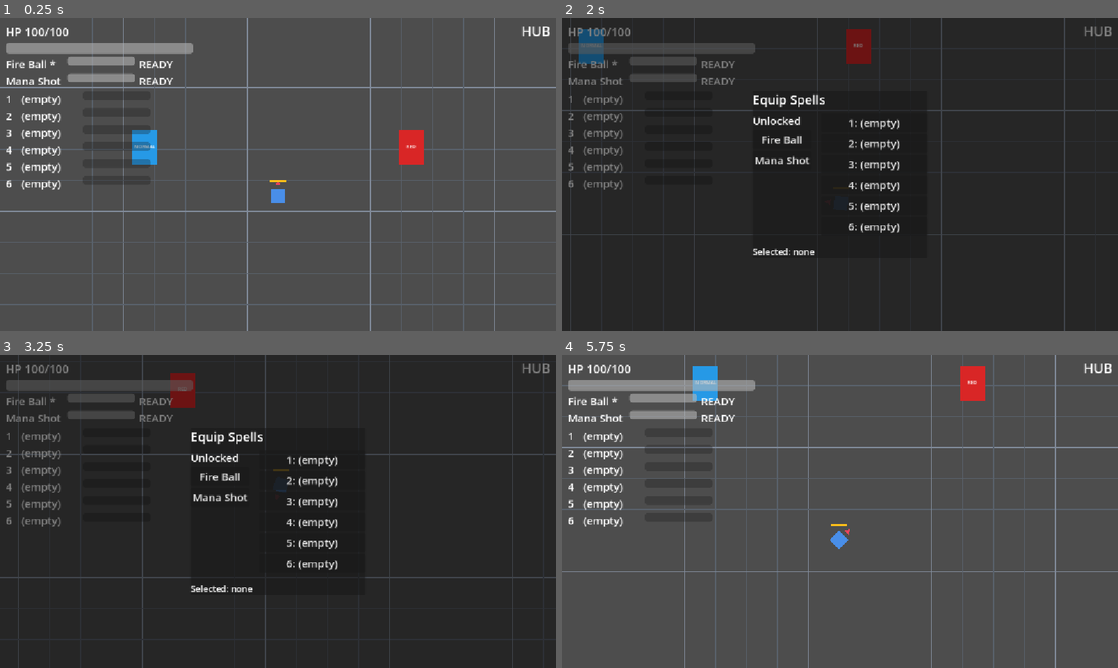
Above: before the commit, frames 1-4 (two rows, left to right).
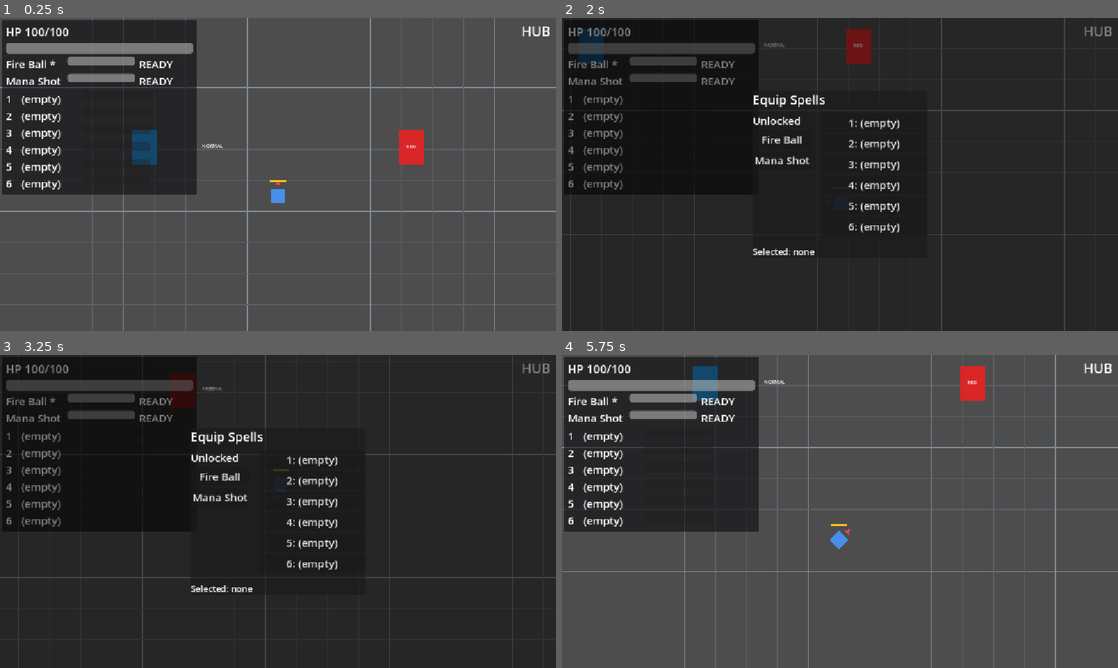
Above: after the commit, the same moments.

Repository: BestestGameStudio/gangU
Game: Godot game, scene res://scenes/main.tscn
Same seed, same stepped clock (60 frames per second), same inputs: the game is played once before the commit and once after it.
Inputs (mouse positions are in pixels of both pictures, inside the frame that each line leads up to):
- Up to frame 1 (0.25 s): no input
- Up to frame 2 (2 s): tap Enter at 0.5 s; move the mouse to (962, 158) at 0.52 s; hold D (move_right) 0.53-1.28 s; hold Space (cast) 0.53-1.28 s; move the mouse to (728, 190) at 1.27 s; hold S (move_down) from 1.28 s (still down); tap Tab (equip_panel) at 1.35 s
- Up to frame 3 (3.25 s): move the mouse to (333, 442) at 2.02 s; release S (move_down) at 2.03 s; hold D (move_right) 2.03-2.78 s; tap 1 at 2.1 s; move the mouse to (250, 574) at 2.77 s; hold W (move_up) from 2.78 s (still down); tap Enter at 2.85 s
- Up to frame 4 (5.75 s): move the mouse to (1006, 558) at 3.52 s; release W (move_up) at 3.53 s; hold Space (cast) 3.53-4.28 s; hold A (move_left) 3.53-5.03 s; move the mouse to (673, 464) at 4.27 s; tap Tab (equip_panel) at 4.35 s; move the mouse to (867, 511) at 5.02 s; hold S (move_down) from 5.03 s (still down); tap 1 at 5.1 s

The runs differ from the first frame. In frame 1, 17% of the frame differs, in the area x 0-41%, y 0-57%; in frame 2, 1.2%; in frame 3, 1.2%; in frame 4, 17%.

Commit message:
#50: gate TypeLabel visibility under moving camera (HUD plate + flip/clamp) (#81)
Squash merge of PR 81, exact head 6c750b06c5fde82fd7da638abd0592a306ebac70. Sole independent review + approval by instinct-projects; CI 42411021779 green on exact head; combined-with-main harness green (test50b 21/21, test37_piercing 0 failures); physical browser pixel proof on exact CI artifact. #50 progress tracked in the issue; deployed-live verification follows per workflow.

Diff:
--- a/scenes/hud.tscn
+++ b/scenes/hud.tscn
@@ -4,6 +4,10 @@
 
 [node name="HUD" type="CanvasLayer"]
 script = ExtResource("1_hud")
+
+[node name="BackingPlate" type="ColorRect" parent="."]
+mouse_filter = 2
+color = Color(0.02, 0.02, 0.03, 0.55)
 
 [node name="Root" type="VBoxContainer" parent="."]
 offset_left = 12.0
--- a/scripts/gate.gd
+++ b/scripts/gate.gd
@@ -26,3 +26,79 @@
 func _on_body_entered(body: Node2D) -> void:
 	if body is Player:
 		entered.emit(self)
+
+## #50: keep the world TypeLabel clear of the HUD's reserved plate and the
+## viewport edge. The camera is unbounded (FollowCamera), so without this a
+## gate can slide under the translucent HUD zone while the player walks.
+## Per frame: project the label's screen rect through the canvas transform;
+## if it intersects HUD.reserved_rect() or exits the viewport, flip the
+## label below (then right) and clamp inside the viewport. The label stays
+## adjacent to ITS OWN gate - displaced, never detached.
+@onready var _type_label: Label = $TypeLabel
+
+const LABEL_GAP := 6.0
+
+func _process(_delta: float) -> void:
+	_update_label_placement()
+
+func _update_label_placement() -> void:
+	if _type_label == null:
+		return
+	var viewport := get_viewport()
+	if viewport == null or viewport.get_camera_2d() == null:
+		return
+	var canvas := viewport.get_canvas_transform()
+	var gate_screen: Vector2 = canvas * global_position
+	var label_size := Vector2(52, 23)
+	var font := _type_label.get_theme_font("font")
+	var fs := _type_label.get_theme_font_size("font_size")
+	if font != null and _type_label.text != "":
+		var ts := font.get_string_size(_type_label.text, HORIZONTAL_ALIGNMENT_LEFT, -1, fs)
+		label_size = Vector2(maxf(52.0, ts.x), maxf(23.0, ts.y))
+	var view_size := viewport.get_visible_rect().size
+	var reserved := Rect2()
+	var hud := get_tree().root.find_child("HUD", true, false)
+	if hud != null and hud.has_method("reserved_rect"):
+		reserved = hud.reserved_rect()
+	# Candidate top-left positions in preference order: centered on the gate
+	# (original), below the gate, right of the gate.
+	var candidates := [
+		gate_screen + Vector2(-label_size.x / 2.0, -10.0),
+		gate_screen + Vector2(-label_size.x / 2.0, 36.0 + LABEL_GAP),
+		gate_screen + Vector2(26.0 + LABEL_GAP, -label_size.y / 2.0),
+		gate_screen + Vector2(-label_size.x - 26.0 - LABEL_GAP, -label_size.y / 2.0),
+	]
+	var chosen: Vector2 = candidates[0]
+	var found := false
+	for tl in candidates:
+		var r := Rect2(tl, label_size)
+		var inside := r.position.x >= 0.0 and r.position.y >= 0.0 and r.end.x <= view_size.x and r.end.y <= view_size.y
+		var clear := reserved.get_area() <= 0.0 or not r.intersects(reserved)
+		if inside and clear:
+			chosen = tl
+			found = true
+			break
+	if not found and reserved.get_area() > 0.0:
+		# Plate-edge escapes, tried only after every adjacent candidate
+		# failed: right of the plate at the gate's own row, below the plate
+		# at the gate's own column. A clamped edge placement is accepted only
+		# when it stays clear of the plate - an inside-plate placement is
+		# never chosen while an edge placement fits the viewport.
+		var edge_candidates := [
+			Vector2(reserved.end.x + LABEL_GAP, gate_screen.y - label_size.y / 2.0),
+			Vector2(gate_screen.x - label_size.x / 2.0, reserved.end.y + LABEL_GAP),
+		]
+		for tl in edge_candidates:
+			var cl: Vector2 = tl.clamp(Vector2.ZERO, view_size - label_size)
+			if not Rect2(cl, label_size).intersects(reserved):
+				chosen = cl
+				found = true
+				break
+	if not found:
+		# Every viewport-fitting placement intersects the plate (reserved zone
+		# plus label larger than the viewport allows). Keep the label below
+		# its own gate, clamped inside the viewport: readable on the plate
+		# backing, still tied to its gate.
+		chosen = candidates[1].clamp(Vector2.ZERO, view_size - label_size)
+	var world_tl: Vector2 = canvas.affine_inverse() * chosen
+	_type_label.position = world_tl - global_position
--- a/scripts/hud.gd
+++ b/scripts/hud.gd
@@ -42,6 +42,13 @@
 @onready var _spell_rows_box: VBoxContainer = $Root/SpellRows
 @onready var _slot_rows_box: VBoxContainer = $Root/SlotRows
 @onready var _objective_label: Label = $Root/ObjectiveLabel
+## #50: dark backing plate sized from the ACTUAL occupied rect of Root
+## (runtime content: objective row, spell rows incl. long upgraded names,
+## slot rows, viewport changes). Geometry under the plate is deliberately
+## masked (lead UX choice); gates read reserved_rect() to keep their world
+## labels out. Plate mouse_filter=IGNORE in the scene: click-through
+## behavior in the HUD zone is unchanged.
+@onready var _plate: ColorRect = $BackingPlate
 
 var _objective: DungeonObjective
 var _discover_elapsed := 0.0
@@ -55,6 +62,7 @@
 var _progress_elapsed := 0.0
 
 ## #10 slots slice (C): built only when the pinned slot API is present.
+const PLATE_PAD := 8.0
 var _slots_supported := false
 var _slot_widgets: Array = [] ## [{key,name,bar,state}] x 6
 
@@ -70,6 +78,7 @@
 	_player.health_changed.connect(_on_health_changed)
 	_player.died.connect(_on_player_died)
 	_on_health_changed(_player.hp, _player.max_hp)
+	get_viewport().size_changed.connect(_update_plate)
 	if _caster != null:
 		_caster.cooldown_started.connect(_on_cooldown_started)
 		_caster.spell_equipped.connect(_on_spell_equipped)
@@ -162,6 +171,7 @@
 func _process(delta: float) -> void:
 	_update_objective(delta)
 	_update_progress(delta)
+	_update_plate()
 	if _caster == null:
 		return
 	if _slots_supported:
@@ -251,3 +261,38 @@
 func _on_objective_completed(_dungeon_id: StringName) -> void:
 	_objective_label.text = "Objective: COMPLETE"
 	_objective_label.visible = true
+
+## #50: union of every visible Root descendant rect, extended for text that
+## renders wider than its control box (long spell names), plus padding.
+## Runs every frame after the row updates above; a handful of controls, no
+## tree scan. CanvasLayer space == screen space.
+func _update_plate() -> void:
+	if _plate == null:
+		return
+	var rect := Rect2()
+	var first := true
+	for c: Control in $Root.find_children("*", "Control", true, false):
+		if not c.visible:
+			continue
+		var r := c.get_global_rect()
+		if c is Label:
+			var font := c.get_theme_font("font")
+			var fs := c.get_theme_font_size("font_size")
+			if font != null and c.text != "":
+				var ts := font.get_string_size(c.text, HORIZONTAL_ALIGNMENT_LEFT, -1, fs)
+				r.size.x = maxf(r.size.x, ts.x)
+				r.size.y = maxf(r.size.y, ts.y)
+		rect = r if first else rect.merge(r)
+		first = false
+	if first:
+		rect = Rect2($Root.position, Vector2(388, 40))
+	rect = rect.grow(PLATE_PAD)
+	_plate.position = rect.position
+	_plate.size = rect.size
+	_plate.visible = true
+
+## #50: screen-space rect other UI/world labels must keep clear of.
+func reserved_rect() -> Rect2:
+	if _plate == null:
+		return Rect2()
+	return Rect2(_plate.position, _plate.size)
--- /dev/null
+++ b/scripts/test50b_gate_label_visible.gd
@@ -0,0 +1,194 @@
+extends SceneTree
+## #50 residual harness: HUD backing plate + gate label visibility.
+## Drives the PRODUCTION main.tscn at the REAL 1152x648 viewport (set
+## explicitly - headless defaults differ) with the camera settled at spawn.
+## Gate TypeLabels must render clear of the plate and inside the viewport
+## while staying tied to their own gate (same row or column when displaced
+## to a plate edge). Waits are CONDITION-based (visibility/position), never
+## fixed frame budgets, so headless fast-frame timing cannot fake a pass.
+
+var failures := 0
+var main: Node
+var hud: HUD
+var frame := 0
+var hub_plate_h := 0.0
+var _cam_last := Vector2.INF
+var _cam_stable := 0
+var _entered := false
+
+func _check(cond: bool, name: String) -> void:
+	if cond:
+		print("[50b] ", name, " -> PASS")
+	else:
+		failures += 1
+		print("[50b] ", name, " -> FAIL")
+
+func _cam_settled() -> bool:
+	var cam := root.get_camera_2d()
+	if cam == null:
+		return false
+	var p: Vector2 = cam.global_position
+	if p.distance_to(_cam_last) < 0.5:
+		_cam_stable += 1
+	else:
+		_cam_stable = 0
+	_cam_last = p
+	return _cam_stable >= 3
+
+## The label's actual rendered screen rect: placement position + the same
+## font-metrics size gate.gd uses (never the control's stale minimum).
+func _label_screen_rect(gate: Gate) -> Rect2:
+	var canvas := root.get_canvas_transform()
+	var lbl: Label = gate.get_node("TypeLabel")
+	var size := Vector2(52, 23)
+	var font := lbl.get_theme_font("font")
+	var fs := lbl.get_theme_font_size("font_size")
+	if font != null and lbl.text != "":
+		var ts := font.get_string_size(lbl.text, HORIZONTAL_ALIGNMENT_LEFT, -1, fs)
+		size = Vector2(maxf(52.0, ts.x), maxf(23.0, ts.y))
+	var tl: Vector2 = canvas * (gate.global_position + lbl.position)
+	return Rect2(tl, size)
+
+func _inside_viewport(r: Rect2) -> bool:
+	var vs: Vector2 = root.get_visible_rect().size
+	return r.position.x >= 0.0 and r.position.y >= 0.0 and r.end.x <= vs.x and r.end.y <= vs.y
+
+## Row or column tie to the gate's own screen position.
+func _tied(r: Rect2, gate: Gate) -> bool:
+	var gs: Vector2 = root.get_canvas_transform() * gate.global_position
+	var c := r.get_center()
+	return absf(c.y - gs.y) < 30.0 or absf(c.x - gs.x) < 40.0
+
+func _initialize() -> void:
+	# REAL launch viewport, host-independent: window resize works windowed but
+	# headless ignores it (its window stays 1152x1152), so force the LOGICAL
+	# viewport via content scale - identical measured rect in both modes.
+	root.size = Vector2i(1152, 648)
+	root.content_scale_mode = Window.CONTENT_SCALE_MODE_CANVAS_ITEMS
+	root.content_scale_aspect = Window.CONTENT_SCALE_ASPECT_KEEP
+	root.content_scale_size = Vector2i(1152, 648)
+	main = (load("res://scenes/main.tscn") as PackedScene).instantiate()
+	root.add_child(main)
+
+var _stage := 0
+func _process(_d: float) -> bool:
+	frame += 1
+	if hud == null:
+		hud = root.find_child("HUD", true, false) as HUD
+		if frame > 600:
+			print("[50b] HUD never mounted -> FAIL")
+			quit(1)
+		return false
+	match _stage:
+		0: # static plate structure
+			if frame < 3:
+				return false
+			_check(root.get_visible_rect().size == Vector2(1152, 648), "viewport is the real 1152x648 (not headless default)")
+			_check(hud != null, "HUD mounted")
+			var plate: ColorRect = hud.get_node_or_null("BackingPlate")
+			_check(plate != null, "BackingPlate exists")
+			_check(plate != null and plate.mouse_filter == Control.MOUSE_FILTER_IGNORE, "plate click-through (mouse_filter IGNORE)")
+			_check(plate != null and plate.visible, "plate visible")
+			_stage = 1
+		1: # plate coverage + content rebuild
+			var plate_rect: Rect2 = hud.reserved_rect()
+			_check(plate_rect.get_area() > 0.0, "reserved_rect non-empty")
+			var covered := true
+			for c in hud.get_node("Root").find_children("*", "Control", true, false):
+				if c.visible and not plate_rect.encloses(c.get_global_rect()):
+					covered = false
+			_check(covered, "plate covers all visible HUD rows (incl. 6 slot rows)")
+			hud.get_node("Root/HPLabel").text = "HP 100/100 VERYLONGTAIL xxxxxxxxxxxxxxxxxxxxxxxxxxxxxxxxxxxxxxxxxxxxxxxxxxx"
+			_stage = 2
+		2:
+			var plate_rect: Rect2 = hud.reserved_rect()
+			_check(plate_rect.size.x > 388.0, "plate rebuilt wider after long content (was 388 base)")
+			hud.get_node("Root/HPLabel").text = "HP 100/100"
+			_stage = 3
+		3: # hub spawn at real viewport, camera settled
+			if not _cam_settled() or frame < 20:
+				return false
+			var hub = main.current_area
+			var gn: Gate = hub.get_node("GateNormal")
+			var gr: Gate = hub.get_node("GateRed")
+			var rr: Rect2 = hud.reserved_rect()
+			var rn := _label_screen_rect(gn)
+			var rred := _label_screen_rect(gr)
+			var gs_n: Vector2 = root.get_canvas_transform() * gn.global_position
+			print("[50b] spawn: plate=", rr, " gateN_screen=", gs_n, " labelN=", rn, " labelRED=", rred)
+			_check(not rn.intersects(rr), "GateNormal label clear of plate at spawn")
+			_check(_inside_viewport(rn), "GateNormal label inside viewport at spawn")
+			_check(_tied(rn, gn), "GateNormal label tied to own gate (row/column) at spawn")
+			var default_tl: Vector2 = (root.get_canvas_transform() * gr.global_position) + Vector2(-26, -10)
+			_check(rred.position.distance_to(default_tl) < 2.0, "GateRed label keeps default placement when clear")
+			main.get_node("Player").global_position = Vector2(876, 324)
+			_cam_stable = 0
+			_cam_last = Vector2.INF
+			_stage = 4
+		4: # camera sweep: gate slides under the plate zone
+			if not _cam_settled():
+				return false
+			var gn: Gate = main.current_area.get_node("GateNormal")
+			var rr: Rect2 = hud.reserved_rect()
+			var rn := _label_screen_rect(gn)
+			print("[50b] sweep: plate=", rr, " gateN_screen=", root.get_canvas_transform() * gn.global_position, " labelN=", rn)
+			_check(not rn.intersects(rr), "GateNormal label clear of plate after camera sweep")
+			_check(_inside_viewport(rn), "GateNormal label inside viewport after camera sweep")
+			_check(_tied(rn, gn), "GateNormal label tied to own gate after camera sweep")
+			root.content_scale_size = Vector2i(800, 1000) # logical portrait, host-independent
+			_cam_stable = 0
+			_cam_last = Vector2.INF
+			_stage = 5
+		5: # portrait viewport rebuild
+			if not _cam_settled():
+				return false
+			var rr: Rect2 = hud.reserved_rect()
+			var covered := true
+			for c in hud.get_node("Root").find_children("*", "Control", true, false):
+				if c.visible and not rr.encloses(c.get_global_rect()):
+					covered = false
+			_check(covered, "plate still covers HUD rows after viewport change")
+			var gn: Gate = main.current_area.get_node("GateNormal")
+			var rn := _label_screen_rect(gn)
+			_check(_inside_viewport(rn), "GateNormal label inside viewport (portrait)")
+			root.content_scale_size = Vector2i(1152, 648)
+			_stage = 6
+		6: # objective growth via the REAL gate-entry path
+			if _entered:
+				return false
+			hub_plate_h = hud.reserved_rect().size.y
+			var g: Gate = main.current_area.get_node("GateNormal")
+			g._on_body_entered(main.get_node("Player"))
+			_entered = true
+			_stage = 7
+		7: # condition wait: objective discovered + label visible (no frame budget)
+			if main.current_area.name == "DungeonA" and not _check_done_objective:
+				var lbl: Label = hud.get_node("Root/ObjectiveLabel")
+				if lbl.visible:
+					_check(main.current_area.name == "DungeonA", "entered DungeonA via real gate")
+					_check(true, "objective row became visible after real entry")
+					_check_done_objective = true
+					_stable_plate = hud.reserved_rect().size.y
+					_plate_wait = 0
+				elif frame > 1200:
+					_check(false, "objective row became visible after real entry (timed out)")
+					_check_done_objective = true
+					_plate_wait = 99
+			if _check_done_objective:
+				_plate_wait += 1
+				if _plate_wait >= 4: # let the container sort settle, then read the plate
+					var plate_h: float = hud.reserved_rect().size.y
+					print("[50b] objective growth: hub plate_h=", hub_plate_h, " dungeon plate_h=", plate_h)
+					_check(plate_h > hub_plate_h, "plate grew with objective row in DungeonA (%.0f -> %.0f)" % [hub_plate_h, plate_h])
+					var portal = main.current_area.get_node_or_null("ExitPortal")
+					_check(portal != null, "exit portal mounted (regression)")
+					_stage = 8
+		8:
+			print("[50b] ", "PASS" if failures == 0 else "FAIL (%d)" % failures)
+			quit(0 if failures == 0 else 1)
+			_stage = 9
+	return false
+
+var _check_done_objective := false
+var _plate_wait := 0
+var _stable_plate := 0.0
Not shown, added: scripts/test50b_gate_label_visible.gd.uid
